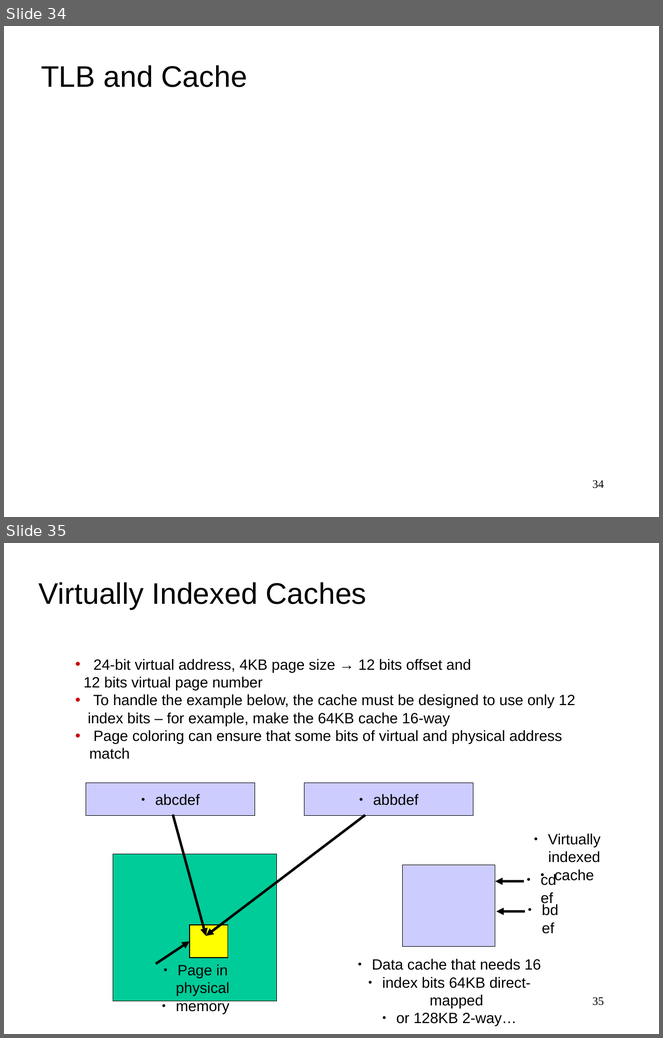
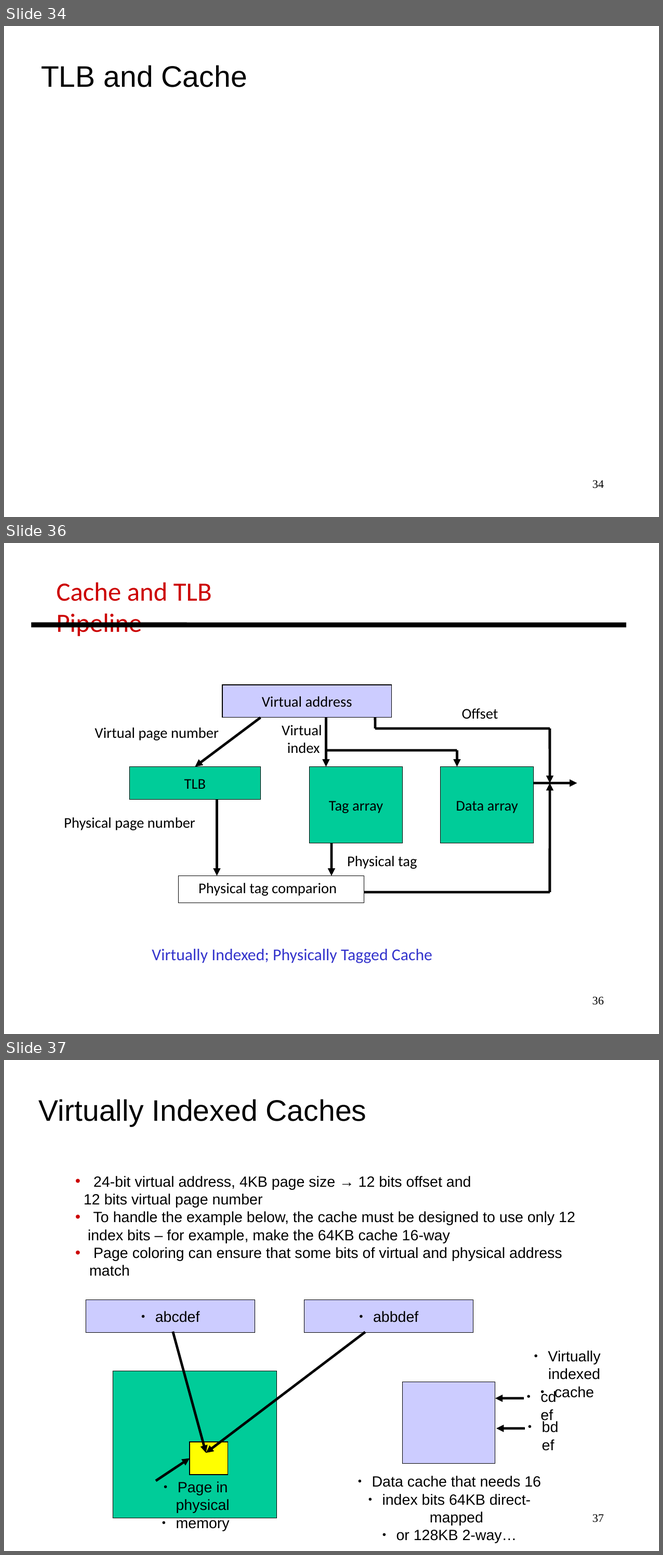
Before and after one commit to antonburtsev/cs3810, a slide deck: lectures/lecture16-memory/lecture16-memory.odp. Shown one above the other, each under a label of ours: slides 34 and 35 before the commit, slides 34, 36 and 37 after it; the slides between them are not shown. The pictures are 663x1038 and 663x1555 pixels, drawn with LibreOffice and Linux fonts; fonts in the diff are those of the drawing. Boxes give left, top, right and bottom in pixels: in the first picture for what was removed or moved away, otherwise in the second. Text is boxed around its words. In the diff, an @@ line names an element or a change of style, - is before the commit and + after.

Commit message:
Cache coherence

```diff
--- a/lectures/lecture16-memory/lecture16-memory.odp
+++ b/lectures/lecture16-memory/lecture16-memory.odp
@@ slide 36 added at (x1=4, y1=543, x2=659, y2=1034), background #FFFFFF @@
@@ text added at (x1=57, y1=582, x2=212, y2=637), 32 pt, text #CC0000 @@
+Cache and TLB Pipeline
@@ line added from (32, 625) to (626, 625), #000000 6.01 pt @@
@@ rectangle added at (x1=222, y1=685, x2=391, y2=718), fill #CCCCFF, outline #000000 0.74 pt, 18 pt, text #000000 @@
+Virtual address
@@ text added at (x1=462, y1=708, x2=499, y2=719), 18 pt, text #000000 @@
+Offset
@@ text added at (x1=95, y1=728, x2=219, y2=741), 18 pt, text #000000 @@
+Virtual page number
@@ arrow added from (261, 718) to (195, 767), #000000 3 pt @@
@@ text added at (x1=282, y1=725, x2=322, y2=754), 18 pt, text #000000 @@
+Virtual
+index
@@ arrow added from (326, 718) to (326, 767), #000000 3 pt @@
@@ line added from (376, 718) to (376, 729), #000000 3 pt @@
@@ line added from (376, 729) to (551, 729), #000000 3 pt @@
@@ arrow added from (551, 729) to (551, 783), #000000 3 pt @@
@@ line added from (326, 750) to (457, 750), #000000 3 pt @@
@@ arrow added from (457, 750) to (457, 767), #000000 3 pt @@
@@ rectangle added at (x1=129, y1=767, x2=260, y2=800), fill #00CC99, outline #000000 0.74 pt, 18 pt, text #000000 @@
+TLB
@@ rectangle added at (x1=310, y1=767, x2=402, y2=844), fill #00CC99, outline #000000 0.74 pt, 18 pt, text #000000 @@
+Tag array
@@ rectangle added at (x1=441, y1=767, x2=534, y2=844), fill #00CC99, outline #000000 0.74 pt, 18 pt, text #000000 @@
+Data array
@@ arrow added from (534, 783) to (578, 783), #000000 3 pt @@
@@ arrow added from (551, 892) to (551, 783), #000000 3 pt @@
@@ arrow added from (217, 800) to (217, 876), #000000 3 pt @@
@@ text added at (x1=64, y1=818, x2=195, y2=831), 18 pt, text #000000 @@
+Physical page number
@@ arrow added from (332, 843) to (332, 876), #000000 3 pt @@
@@ text added at (x1=347, y1=856, x2=417, y2=869), 18 pt, text #000000 @@
+Physical tag
@@ rectangle added at (x1=179, y1=876, x2=364, y2=903), outline #000000 0.74 pt @@
@@ text added at (x1=198, y1=883, x2=337, y2=896), 18 pt, text #000000 @@
+Physical tag comparion
@@ line added from (364, 892) to (551, 892), #000000 3 pt @@
@@ text added at (x1=152, y1=949, x2=432, y2=964), 20 pt, text #3333CC @@
+Virtually Indexed; Physically Tagged Cache
@@ page number added at (x1=593, y1=997, x2=604, y2=1005), 14 pt, text #000000 @@
+36
@@ what was slide 35 is now slide 37 @@
@@ page number at (x1=593, y1=1514, x2=604, y2=1523): text changed @@
-35
+37
```
Also in this commit, not shown: 1 other slide added, 6 other files.
